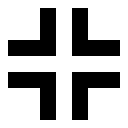
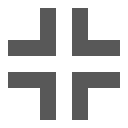
Layers edited between the first and the second 128×128 image:
painted on "Layer" over 8, 8, 120, 120
